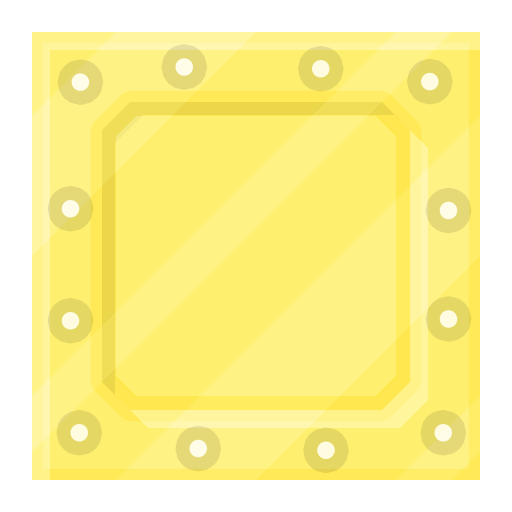
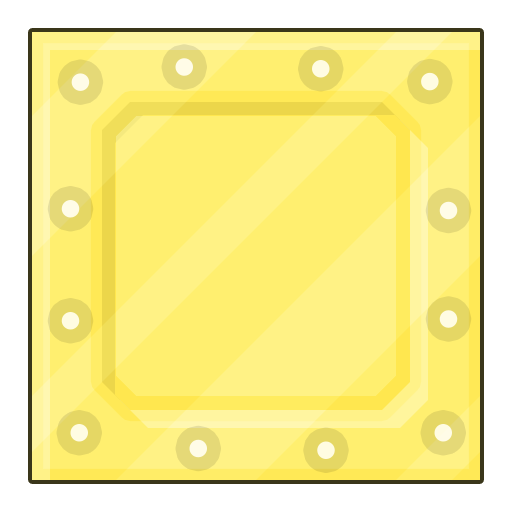
Layer changes from the first 512×512 image to the second:
pixels changed over (28, 28, 484, 484) (layer not identified)
